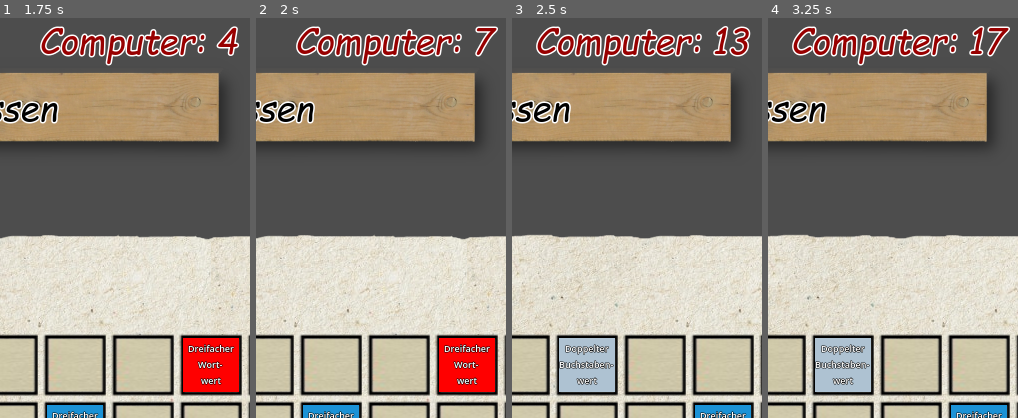
Above: before the commit, frames 1-4 (left to right).
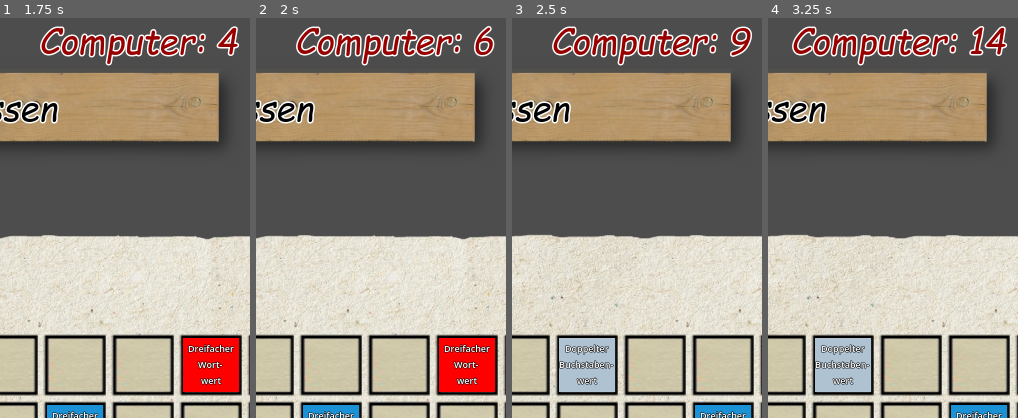
Above: after the commit, the same moments.

Repository: schaefchenaufderweide/scrabble
Game: Godot game, scene res://scenes/Main.tscn
The game is run twice, just before and just after one commit, with the same random seed, the same clock (stepped at 60 frames per second) and the same inputs.
Inputs (mouse positions are % of the whole screen's width and height, from its top left):
- Up to frame 1 (1.75 s): tap Enter at 0.5 s; drag from (9, 2) to (50, 52) at 0.52 s; click "Passen" at 1.25 s
- Up to frame 2 (2 s): no input
- Up to frame 3 (2.5 s): drag from (9, 44) to (36, 44) at 2.02 s
- Up to frame 4 (3.25 s): move the mouse to (23, 44) at 2.77 s; hold Up (ui_up) from 2.78 s (still down); tap O at 2.85 s; click (23, 44) at 2.92 s
The pictures show only the part of the screen within x 49-99%, y 0-50%; the shares and areas given below are measured in that part.

Frame 1 is identical in both runs. In frame 2, 0.5% of the frame differs, in the area x 87-97%, y 2-10%; in frame 3, 4.2%, in the area x 9-96%, y 2-12%; in frame 4, 0.5%.

Commit message:
0.9 neue wortliste, damit viel zu langsam - to do: matches einzeln pro process suchen, nicht alle in einem process (10.12)

Diff:
--- a/scenes/Main.tscn
+++ b/scenes/Main.tscn
@@ -12,6 +12,8 @@
 [ext_resource type="Script" path="res://scenes/zug_beenden.gd" id="8_dr8w6"]
 [ext_resource type="Texture2D" uid="uid://bu7yqyscbpm6f" path="res://graphics/button_pressed.png" id="8_i0s4k"]
 [ext_resource type="Script" path="res://scripts/computerzug.gd" id="9_avwwi"]
+[ext_resource type="Script" path="res://scenes/internet.gd" id="13_qtrk6"]
+[ext_resource type="Script" path="res://scenes/wortliste.gd" id="14_66vb2"]
 
 [sub_resource type="RectangleShape2D" id="RectangleShape2D_o7rvn"]
 size = Vector2(1186, 1203)
@@ -69,6 +71,22 @@
 horizontal_alignment = 1
 vertical_alignment = 1
 
+[node name="UIInfo" type="Label" parent="UICanvasLayer"]
+visible = false
+anchors_preset = 7
+anchor_left = 0.5
+anchor_top = 1.0
+anchor_right = 0.5
+anchor_bottom = 1.0
+offset_left = -239.5
+offset_top = -23.0
+offset_right = 239.5
+grow_horizontal = 2
+grow_vertical = 0
+text = "Internet Info ..."
+horizontal_alignment = 1
+vertical_alignment = 1
+
 [node name="ZugBeenden" type="TextureButton" parent="UICanvasLayer"]
 anchors_preset = 5
 anchor_left = 0.5
@@ -117,5 +135,12 @@
 [node name="Computerzug" type="Node" parent="."]
 script = ExtResource("9_avwwi")
 
+[node name="Internet" type="HTTPRequest" parent="."]
+script = ExtResource("13_qtrk6")
+
+[node name="Wortliste" type="Node" parent="."]
+script = ExtResource("14_66vb2")
+
 [connection signal="button_down" from="UICanvasLayer/ZugBeenden" to="UICanvasLayer/ZugBeenden" method="_on_button_down"]
 [connection signal="button_up" from="UICanvasLayer/ZugBeenden" to="UICanvasLayer/ZugBeenden" method="_on_button_up"]
+[connection signal="request_completed" from="Internet" to="Internet" method="_on_request_completed"]
--- /dev/null
+++ b/scenes/internet.gd
@@ -0,0 +1,51 @@
+extends HTTPRequest
+
+var pruefe_wortliste_aktiv = false
+@onready var global_concepts: Node = $"/root/Main/GlobalConcepts"
+
+var pruefe_wortliste_nr = 0
+var internet_anfrage_aktiv = false
+var next_wort
+var next_erlaeuterung
+
+func _ready() -> void:
+	connect("request_completed", Callable(self, "_on_request_completed"))
+
+func start_pruefe_wortliste():
+	pruefe_wortliste_nr = 0
+	pruefe_wortliste_aktiv = true
+	global_concepts.ui_info_label.visible = true
+
+func stop_pruefe_wortliste():
+	pruefe_wortliste_aktiv = false
+	global_concepts.ui_info_label.visible = false
+
+func _process(delta: float) -> void:
+	if pruefe_wortliste_aktiv and not internet_anfrage_aktiv:
+
+
+		next_wort = global_concepts.wortliste_dict.keys()[pruefe_wortliste_nr]
+		next_erlaeuterung = global_concepts.wortliste_dict[next_wort]
+		#var url = "https://de.wiktionary.org/w/api.php?action=query&format=json&list=search&srsearch=" + next_wort
+		var url = "https://de.wiktionary.org/w/index.php?search=" + next_wort + "&title=Spezial%3ASuche&go=Seite"
+		request(url)
+		internet_anfrage_aktiv = true
+		global_concepts.ui_info_label.text = "Checking " + next_wort + " (" + str(pruefe_wortliste_nr) + "/" + str(len(global_concepts.wortliste_dict.keys())) + ")"
+
+func _on_request_completed(result, response_code, headers, body):
+	internet_anfrage_aktiv = false
+	var message
+	if result == HTTPRequest.RESULT_SUCCESS:
+		var html = body.get_string_from_utf8()
+		# todo: erklärung extrahieren und in datei speichern!
+		message = next_wort + ": " + next_erlaeuterung
+		print(message)
+		#internet_info_label.text = message
+	else:
+		message = "Fehler bei der Anfrage: " + result + " ... betrifft " + next_wort
+		print(message)
+	pruefe_wortliste_nr += 1
+	if pruefe_wortliste_nr >= len(global_concepts.wortliste_dict.keys()):
+		print("alle wörter überprüft")
+
+		stop_pruefe_wortliste()
--- /dev/null
+++ b/scenes/wortliste.gd
@@ -0,0 +1,52 @@
+extends Node
+
+var wortliste_suchtext
+var wortliste_dict
+@onready var global_concepts: Node = $"/root/Main/GlobalConcepts"
+
+
+
+
+
+func get_wortliste():
+
+	var file = FileAccess.open("res://wortliste.txt", FileAccess.READ)
+	if file:
+		var wortliste_suchtext = file.get_as_text()
+
+		return wortliste_suchtext
+	else:
+		print("Fehler beim Öffnen!!!")
+		return ""
+
+func get_wortliste_dict(wortliste_suchtext):
+
+
+	var wortliste_list = wortliste_suchtext.split("\n")
+	var wortliste_dict = {}
+	for wort in wortliste_list:
+		# todo in erklärungsdict suchen in json datei!
+		var erklaerung = true # "keine Erläuterung"
+		wort = wort.strip_edges()
+		#erklaerung = erklaerung.strip_edges()
+		if wort:
+			wortliste_dict[wort] = erklaerung
+
+#
+	return wortliste_dict
+
+
+
+func save_wortliste():
+	var wortliste_txt_raw = ""
+	var file = FileAccess.open("res://wortliste.txt", FileAccess.WRITE)
+	if file:
+
+		for wort in wortliste_dict.keys():
+			var erklaerung = wortliste_dict[wort]
+			var new_line = wort + ":" + erklaerung
+			file.store_line(new_line)
+		global_concepts.ui_info_label.text = "Wortliste gespeichert (" + str(len(wortliste_dict)) + " Einträge)"
+
+	else:
+		global_concepts.ui_info_label.text = "Fehler beim Speichern der Wortliste!"
--- a/scripts/computerzug.gd
+++ b/scripts/computerzug.gd
@@ -58,6 +58,8 @@
 
 	print("zu prüfende reihen: ", zu_pruefende_spalten, " zu prüfende spalten: ", zu_pruefende_spalten)
 
+
+
 func draw_bar():
 	var new_breite = fortschrittanzeige_max_breite * percent
 
@@ -173,6 +175,10 @@
 		if not matches:
 			#print("Keine Matches gefunden!")
 			return []
+
+		# todo: unterteilen:
+		# 1. matches in dict speichern: {reihe waagrecht: matches}
+		# 2. dann nach matches einzeln suchen! sonst zu lange frozen-dauer bei der großen wortliste!
 
 		for single_match in matches:
 
--- a/scripts/global_concepts.gd
+++ b/scripts/global_concepts.gd
@@ -13,7 +13,7 @@
 @onready var zug_beenden_button = $"/root/Main/UICanvasLayer/ZugBeenden"
 @onready var zug_beenden_button_label = $"/root/Main/UICanvasLayer/ZugBeenden/Label"
 @onready var computerdenkt_fortschrittanzeige: ColorRect = $"/root/Main/UICanvasLayer/ZugBeenden/ComputerdenktFortschrittanzeige"
-
+@onready var wortliste = $"/root/Main/Wortliste"
 
 var buchstaben_im_sackerl = create_buchstaben_im_sackerl()
 @onready var camera = $"/root/Main/Camera2D"
@@ -24,6 +24,7 @@
 
 @onready var screen_size = get_viewport().size
 @onready var offset_screen_mitte = Vector2(screen_size.x/2, screen_size.y/2)
+@onready var ui_info_label: Node = $"/root/Main/UICanvasLayer/UIInfo"
 
 
 var punkte_labels = {}
@@ -36,18 +37,16 @@
 var all_spielfelder = {}
 #var allowed_richtungen = [[-1, 0], [1, 0], [0, -1], [0, 1]]
 
-var wortliste_txt = load_wortliste_txt()
-var wortliste_dict = get_wortliste_dict(wortliste_txt)
-#var wortliste_txt = wortliste_lst_and_txt[1]
-
-
-
-#var moegliche_woerter_dict = load_moegliche_woerter_dict()
 
 
 var an_der_reihe
+var wortliste_txt
+var wortliste_dict
 
 func _ready() -> void:
+	wortliste_txt = wortliste.get_wortliste()
+	wortliste_dict = wortliste.get_wortliste_dict(wortliste_txt)
+
 	#print("start global concepts")
 	an_der_reihe = player
 	#print(an_der_reihe)
@@ -64,41 +63,6 @@
 			sackerl.append(buchstabe)
 	sackerl.shuffle()
 	return sackerl
-
-func load_wortliste_txt():
-	var wortliste_file = FileAccess.open("res://wortliste.txt", FileAccess.READ)
-	var wortliste_text = wortliste_file.get_as_text()
-	return wortliste_text
-
-func get_wortliste_dict(wortliste_text):
-	var wortliste_list = wortliste_text.split("\n")
-	var wortliste_dict = {}
-
-	for wort in wortliste_list:
-		wort = wort.strip_edges()
-		if wort:
-			wortliste_dict[wort] = true
-	#print(len(wortliste_dict))
-	return wortliste_dict
-
-#func load_moegliche_woerter_dict():
-	#moegliche_woerter_dict = {}
-	#for buchstabe in GlobalGameSettings.allowed_letters:
-		#var json = JSON.new()
-		#var filename = "res://moegliche_woerter" + buchstabe + ".txt"
-		#var moegliche_woerter_file = FileAccess.open(filename, FileAccess.READ)
-		#var new_buchstaben_dict = JSON.parse_string(moegliche_woerter_file.get_as_text())
-		#moegliche_woerter_dict[buchstabe] = new_buchstaben_dict
-		##print(moegliche_woerter_dict)
-	#
-	#return moegliche_woerter_dict
-	#
-
-func save_wortliste():
-	pass
-#
-#func save_moegliche_woerter_dict():
-	#pass
 
 func init_spielfeld():
 	#var spielbrett_size = spielbrett.size
--- a/scripts/hand.gd
+++ b/scripts/hand.gd
@@ -16,7 +16,7 @@
 var soll_punkte = 0
 var rel_punkte_label
 var slow_count = 0
-var slow_count_max = 5
+#var slow_count_max = 5
 
 func _ready() -> void:
 
@@ -29,6 +29,14 @@
 func _process(delta: float) -> void:
 	if punkte < soll_punkte:
 		slow_count += 1
+		var slow_count_max
+		if abs(soll_punkte - punkte) > 20:
+			slow_count_max = 4
+		elif abs(soll_punkte - punkte) > 10:
+			slow_count_max = 6
+		else:
+			slow_count_max = 10
+		#print(slow_count_max)
 		if slow_count == slow_count_max:
 
 			punkte += 1
@@ -146,4 +154,3 @@
 
 func add_punkte(new_punkte):
 	soll_punkte += new_punkte
-	#xxx.text = "Player: " + str(player.punkte)
--- a/scripts/main.gd
+++ b/scripts/main.gd
@@ -1,6 +1,7 @@
 extends Node
 
 @onready var global_concepts: Node = $"/root/Main/GlobalConcepts"
+@onready var internet: Node = $Internet
 
 func _ready() -> void:
 
@@ -11,5 +12,4 @@
 	global_concepts.set_allowed_spielfelder(allowed_felder)
 
 	## DEBUG
-	#global_concepts.punkte_labels = {[7,7]: ["TEST"]}
-	#global_concepts.create_new_punkte_labels()
+	#internet.start_pruefe_wortliste()
Not shown, changed: roadmap.txt
Not shown: 1 places in scenes/Main.tscn that only renumber resources
Not shown, changed: todo.txt
Not shown, changed: wortliste.txt
Not shown, added: wortliste_old.txt
Not shown, added: wortliste_excel.xlsx
